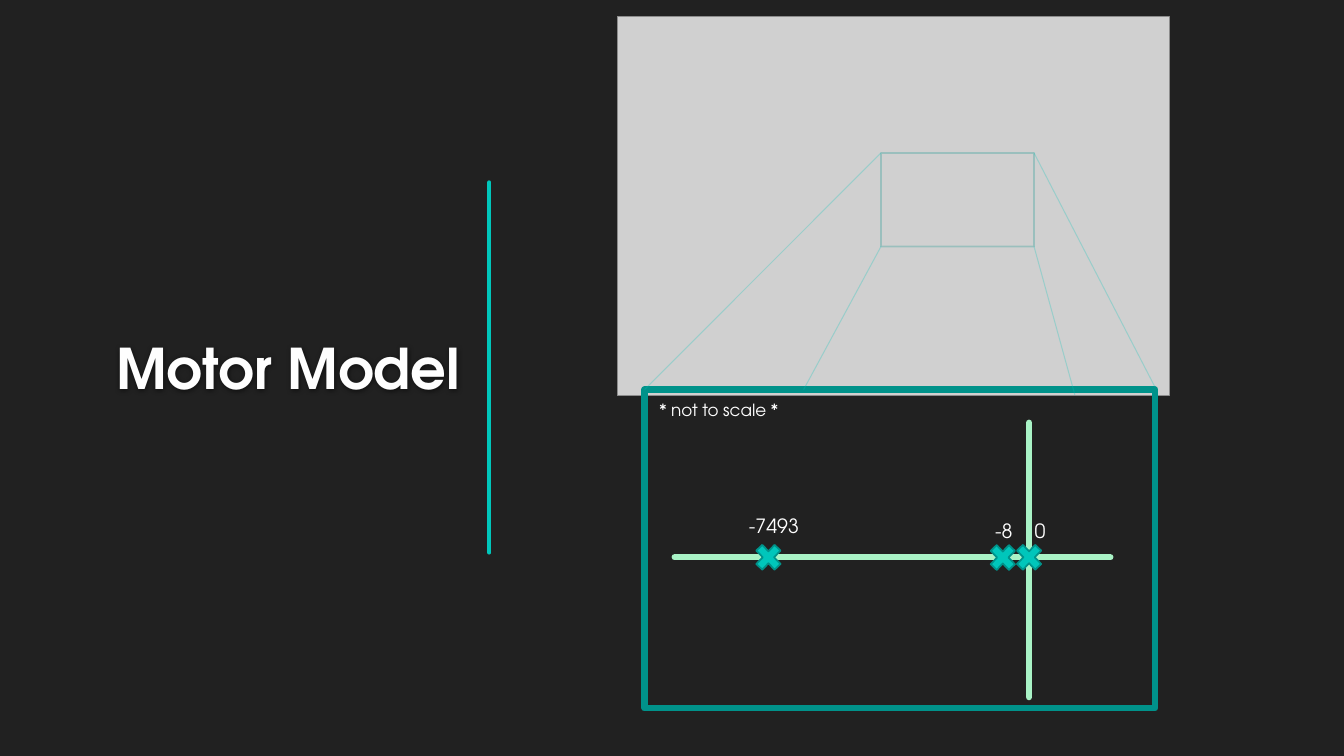
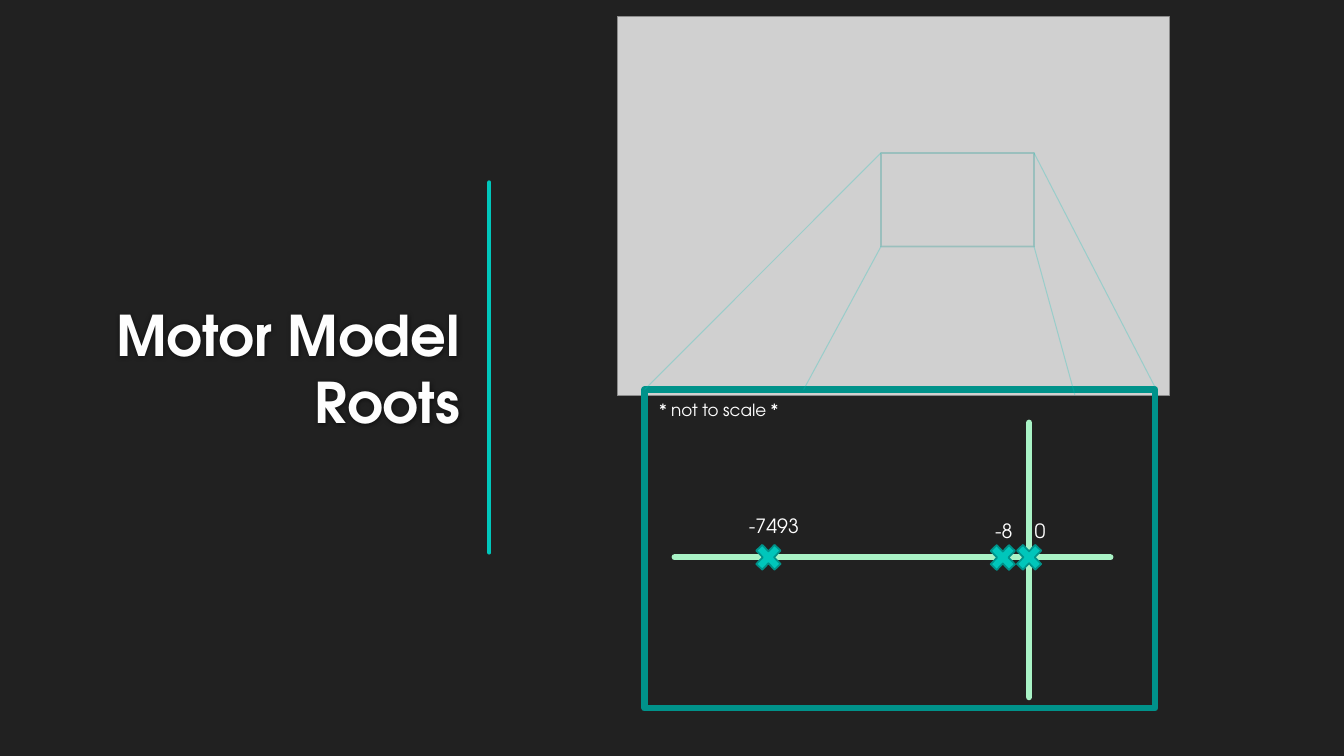
Before and after one commit to lcall3/Controller, a slide deck: slide 8 of doc/report/demo2 - demo.pptx (slide 7 before the commit). Drawn at 1344x756 pixels with LibreOffice and Linux fonts; fonts in the diff are those of the drawing; grey boxes stand for pictures. Boxes give left, top, right and bottom in pixels: in the first picture for what was removed or moved away, otherwise in the second. Text is boxed around its words. In the diff, an @@ line names an element or a change of style, - is before the commit and + after.

```diff
--- a/doc/report/demo2 - demo.pptx
+++ b/doc/report/demo2 - demo.pptx
@@ title at bbox=[116, 314, 460, 424]: text changed @@
-Motor Model
+Motor Model Roots
```
Also in this commit, not shown: 8 other slides changed, 2 slides added, 2 slides removed, 2 other files.
